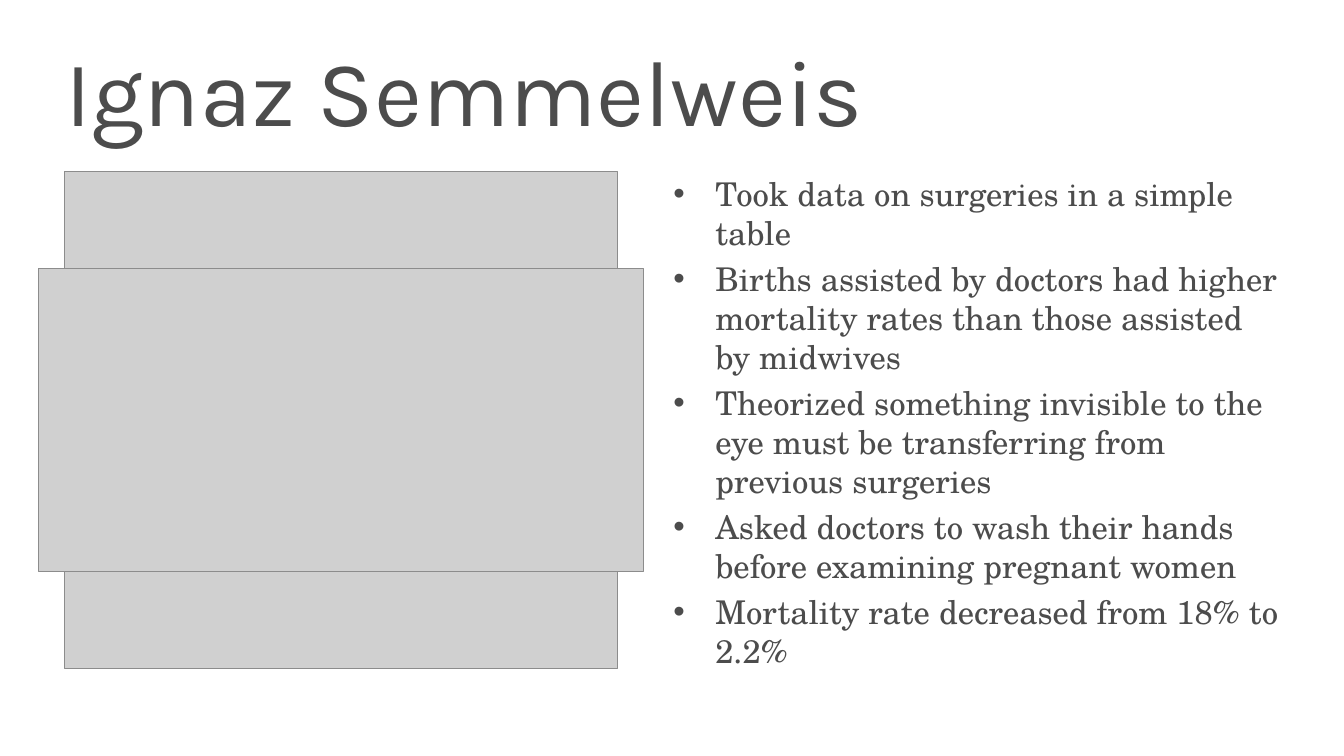
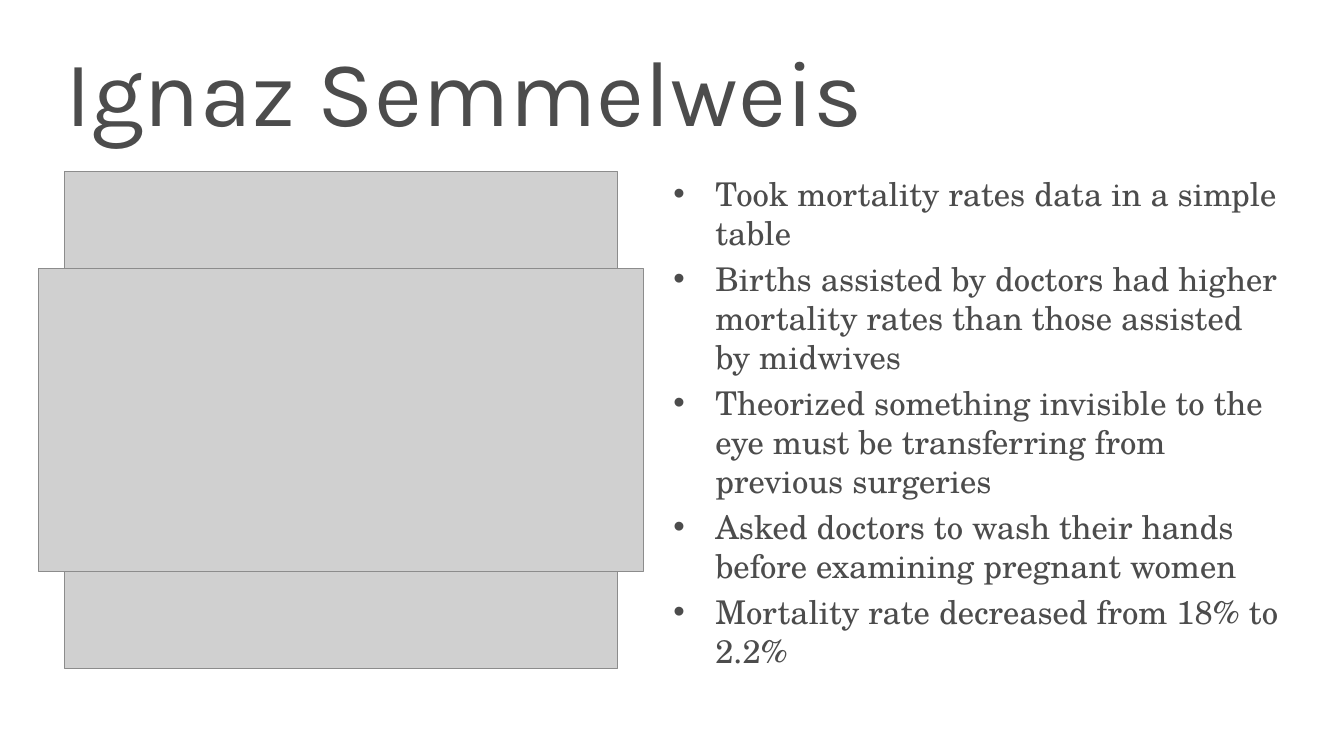
Before and after one commit to s-kyle-reed/data-lecture, a slide deck: slide 11 of lecture.pptx. Drawn at 1344x756 pixels with LibreOffice and Linux fonts; fonts in the diff are those of the drawing; grey boxes stand for pictures; background and template pictures are left out. Boxes give left, top, right and bottom in pixels: in the first picture for what was removed or moved away, otherwise in the second. Text is boxed around its words. In the diff, an @@ line names an element or a change of style, - is before the commit and + after.

```diff
--- a/lecture.pptx
+++ b/lecture.pptx
@@ text at (715,182,1277,246): text changed @@
-• Took data on surgeries in a simple table
+• Took mortality rates data in a simple table
```
Also in this commit, not shown: 1 slide added, 1 other file.
